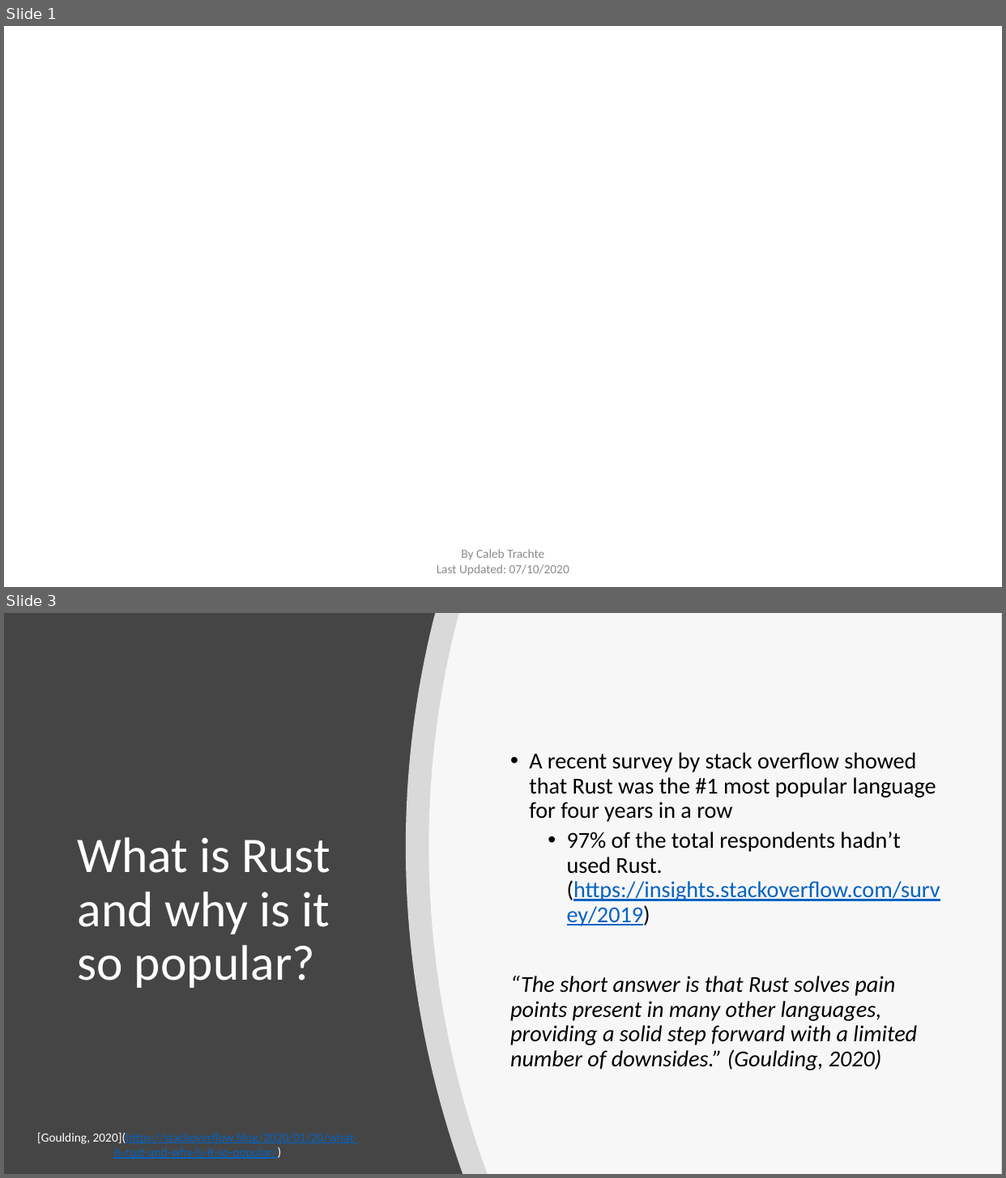
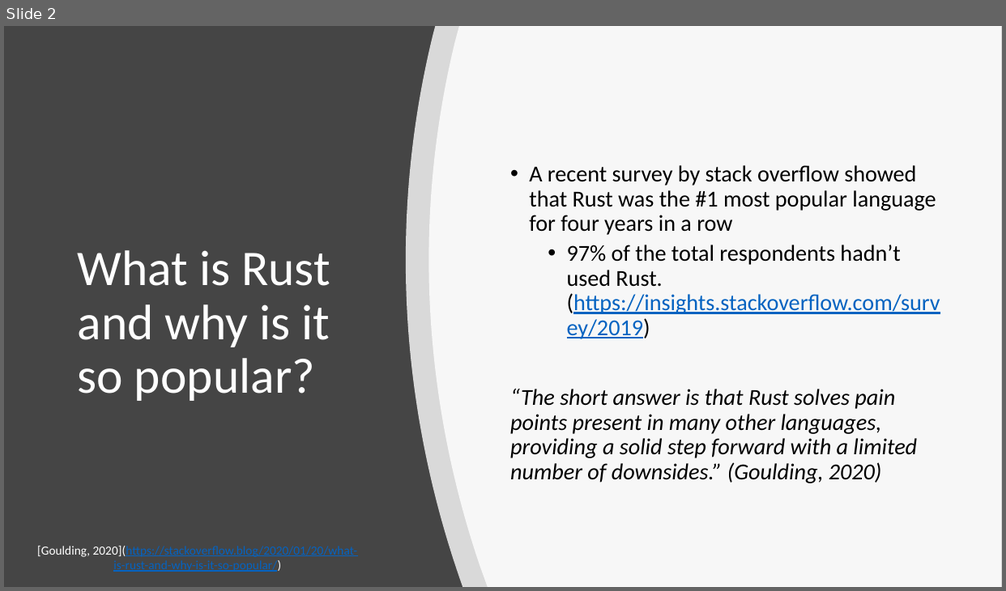
Before and after one commit to ctrachte/Rust-Tutorials, a slide deck: RustIntro.pptx. Shown one above the other, each under a label of ours: slides 1 and 3 before the commit, slide 2 after it; the slides between them are not shown. The pictures are 1006x1178 and 1006x591 pixels, drawn with LibreOffice and Linux fonts; fonts in the diff are those of the drawing; background and template pictures are left out. Boxes give left, top, right and bottom in pixels: in the first picture for what was removed or moved away, otherwise in the second. Text is boxed around its words. In the diff, an @@ line names an element or a change of style, - is before the commit and + after.

```diff
--- a/RustIntro.pptx
+++ b/RustIntro.pptx
@@ slide 1 removed at [4, 26, 1002, 587], background picture (left out) @@
@@ text removed at [437, 549, 569, 576] @@
-By Caleb Trachte
-Last Updated: 07/10/2020
@@ what was slide 3 is now slide 2 @@
```
Also in this commit, not shown: 3 slides changed, 1 other file.
